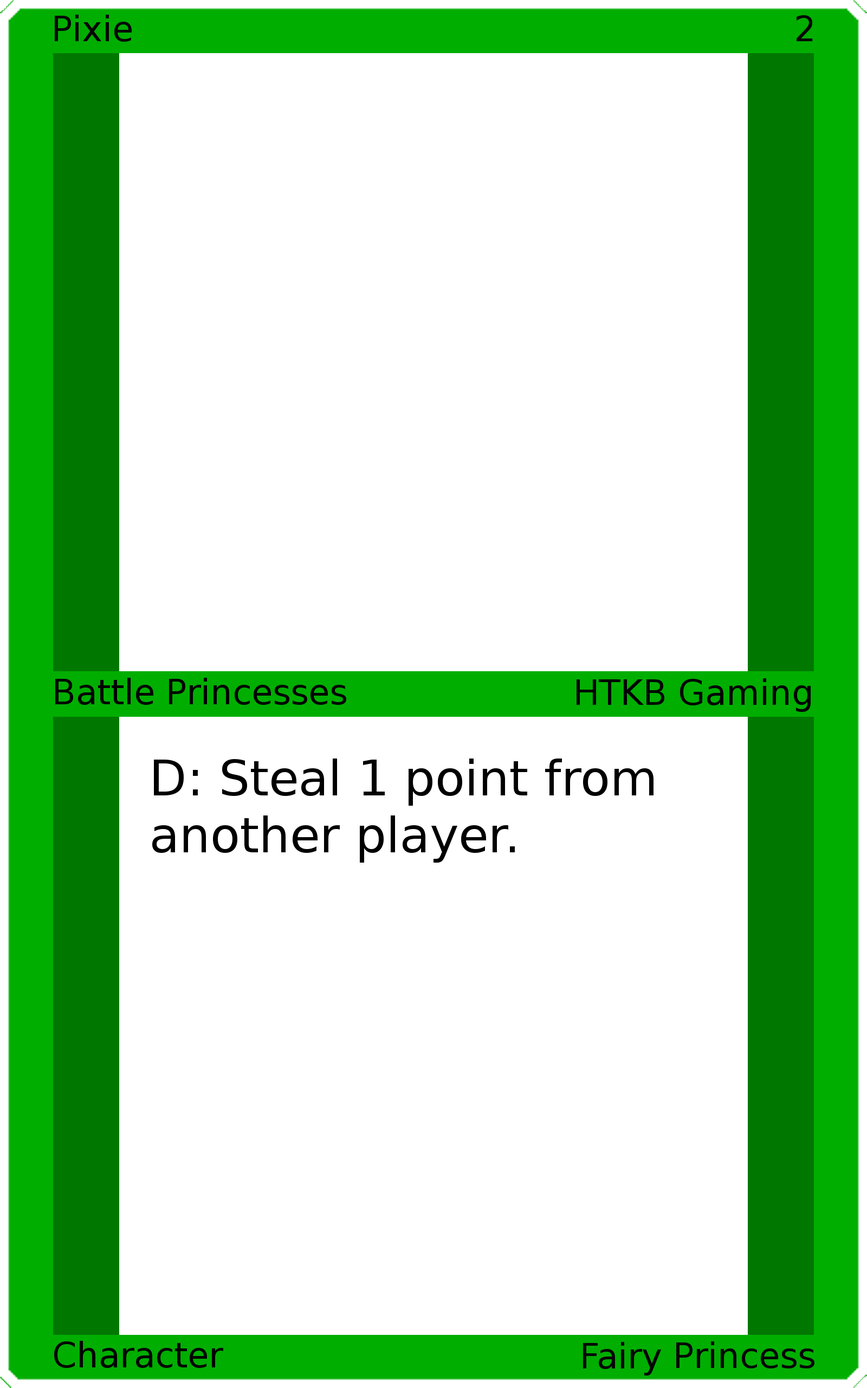
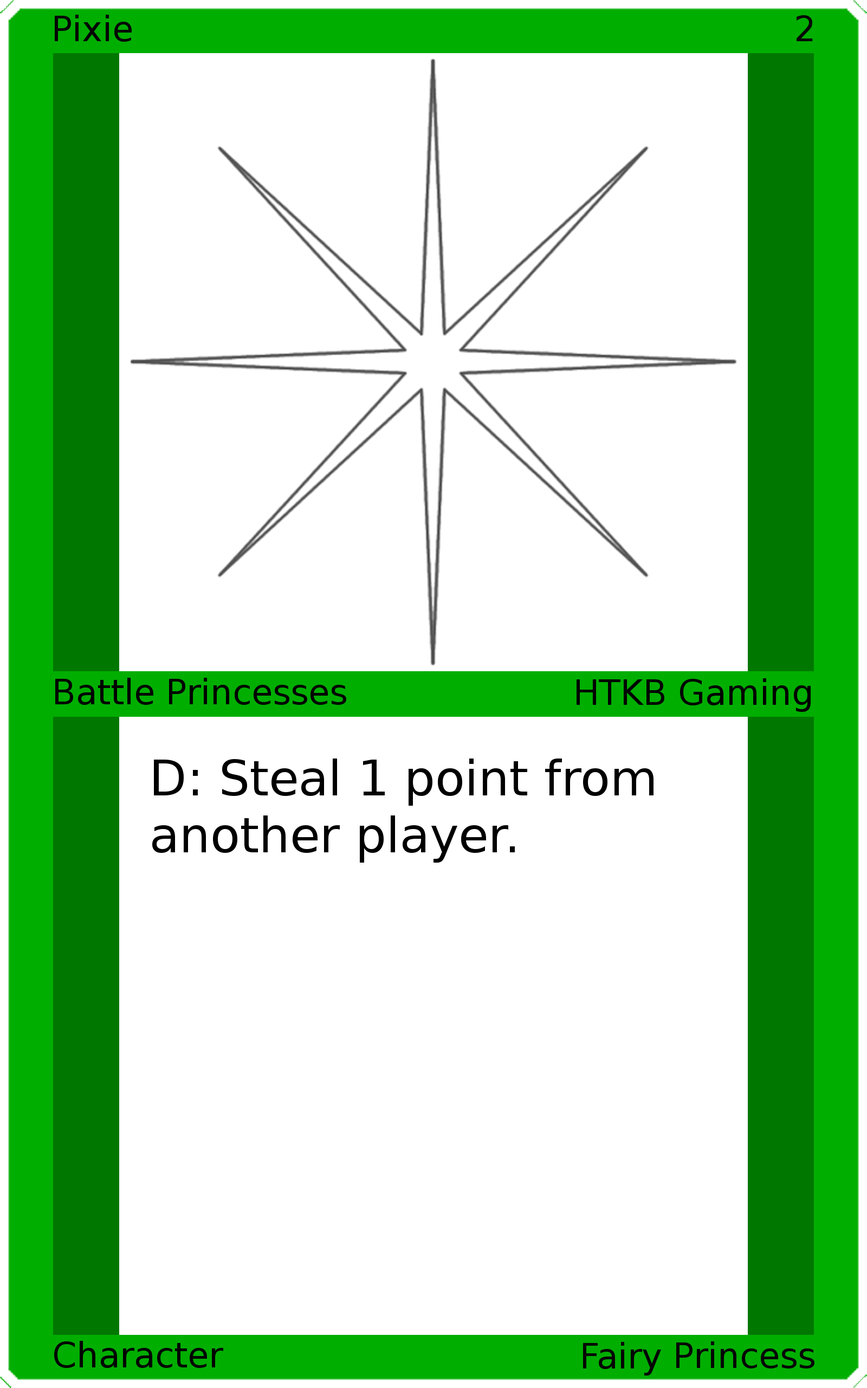
Layers edited between the first and the second 867x1388 image:
added layer "Art" above "Top Background" over (129, 57, 738, 666)
